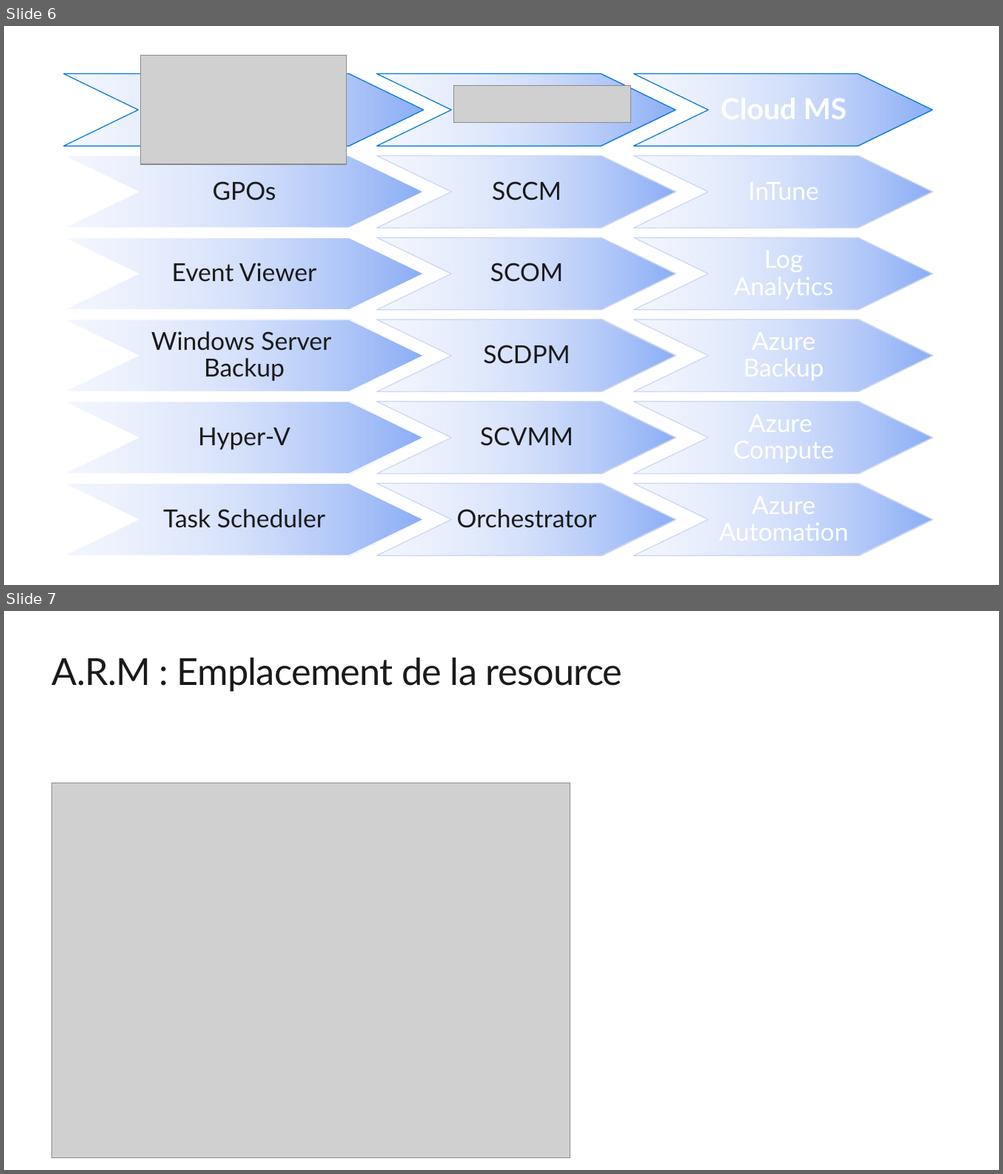
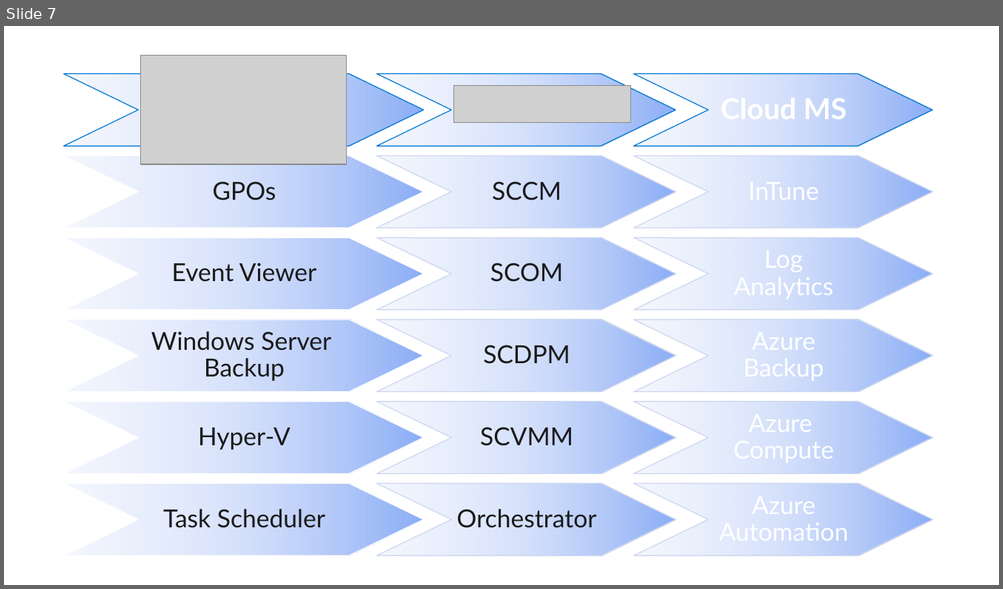
Before and after one commit to renaudwangler/ib, a slide deck: extra/AZ-103APrequel.pptx. Shown one above the other, each under a label of ours: slides 6 and 7 before the commit, slide 7 after it. The pictures are 1003x1174 and 1003x589 pixels, drawn with LibreOffice and Linux fonts; fonts in the diff are those of the drawing; grey boxes stand for pictures. Boxes give left, top, right and bottom in pixels: in the first picture for what was removed or moved away, otherwise in the second. Text is boxed around its words. In the diff, an @@ line names an element or a change of style, - is before the commit and + after.

```diff
--- a/extra/AZ-103APrequel.pptx
+++ b/extra/AZ-103APrequel.pptx
@@ slide 7 removed at box(4, 611, 999, 1170), background #FFFFFF @@
@@ title removed at box(52, 658, 623, 692) @@
-A.R.M : Emplacement de la resource
@@ picture removed at box(52, 783, 569, 1159) @@
@@ what was slide 6 is now slide 7 @@
```
Also in this commit, not shown: 1 slide added, 13 other files.
